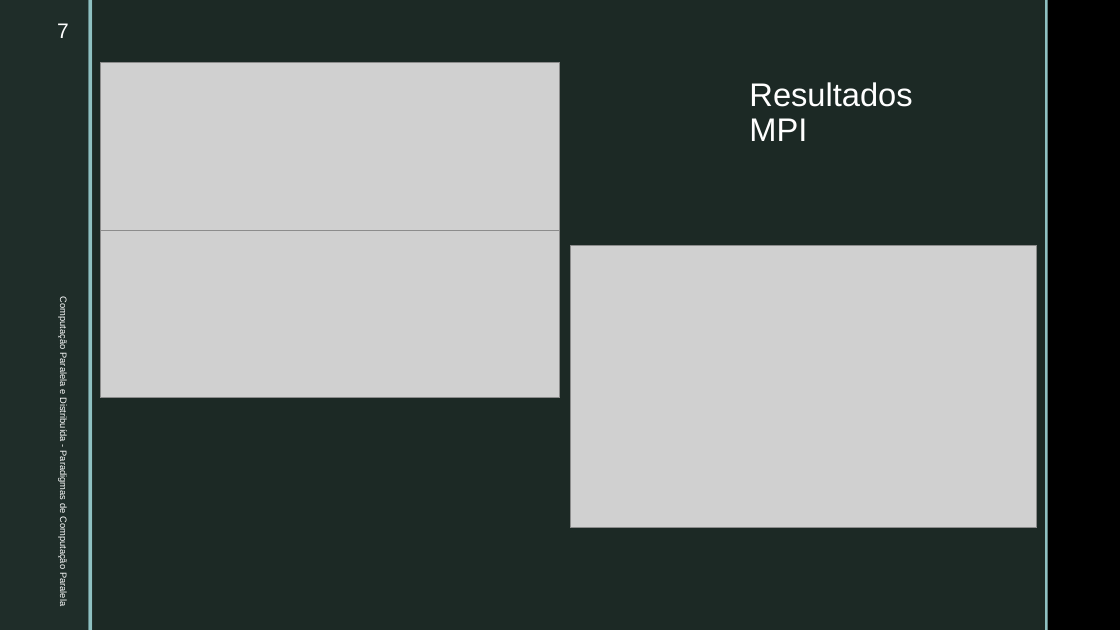
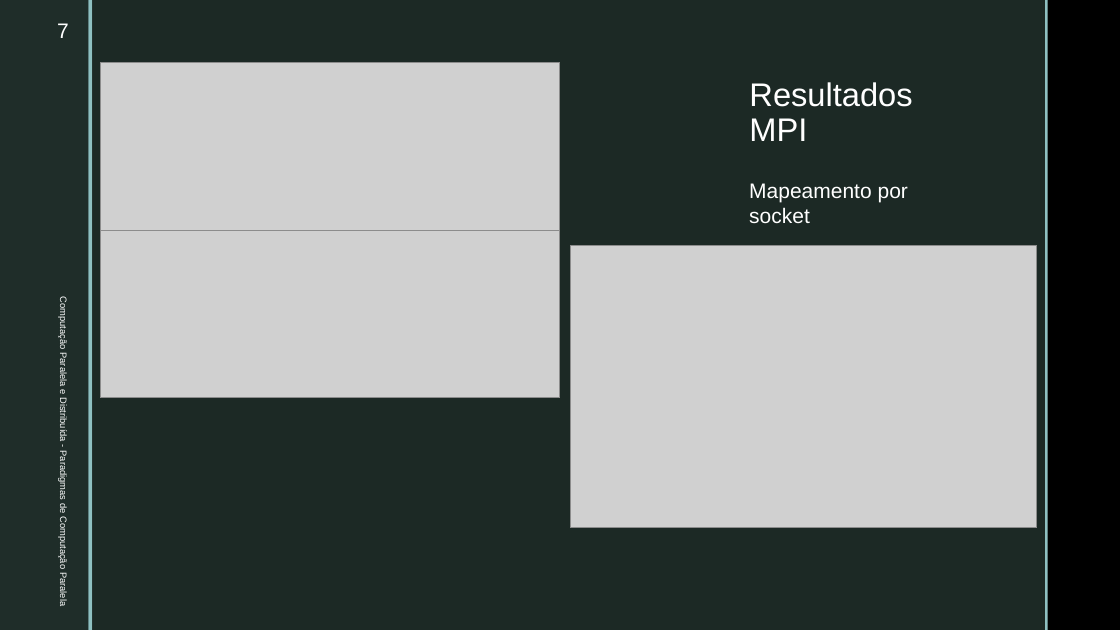
Before and after one commit to Frodo061/Parallel-BucketSort-MPI, a slide deck: slide 7 of PCP_Presentation.pptx. Drawn at 1120x630 pixels with LibreOffice and Linux fonts; fonts in the diff are those of the drawing; grey boxes stand for pictures; background and template pictures are left out. Boxes give left, top, right and bottom in pixels: in the first picture for what was removed or moved away, otherwise in the second. Text is boxed around its words. In the diff, an @@ line names an element or a change of style, - is before the commit and + after.

```diff
--- a/PCP_Presentation.pptx
+++ b/PCP_Presentation.pptx
@@ text added at (x1=749, y1=183, x2=908, y2=223), 18 pt, text #FFFFFF @@
+Mapeamento por socket
```
Also in this commit, not shown: 3 other slides changed, 3 other files.
